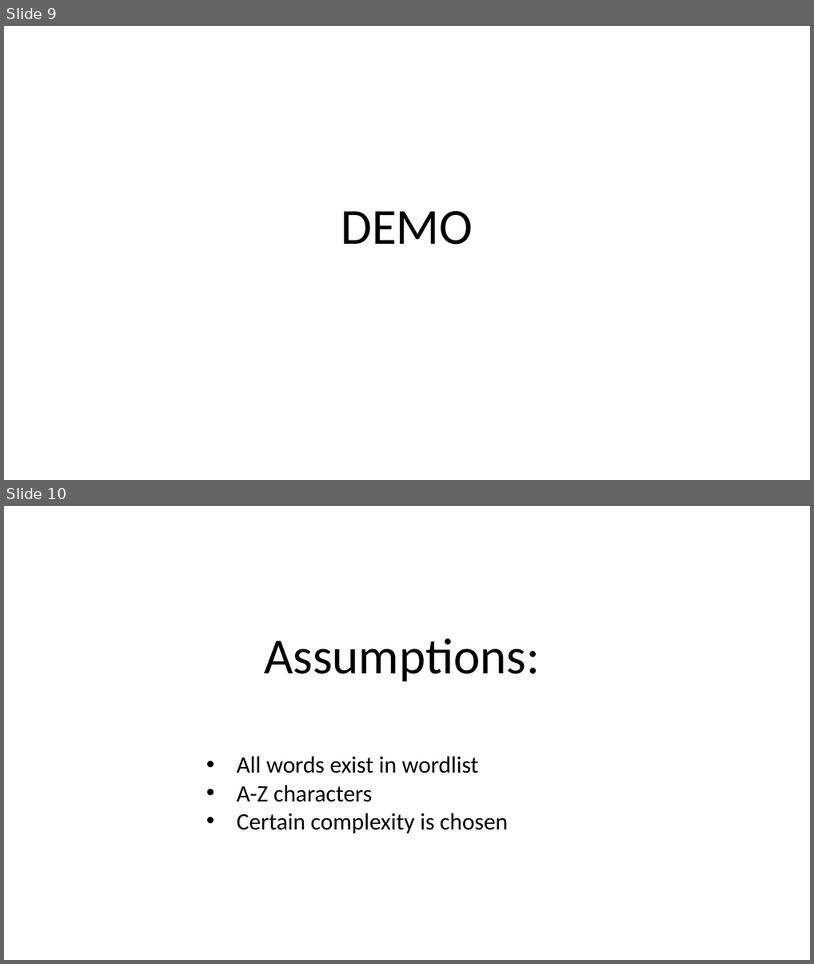
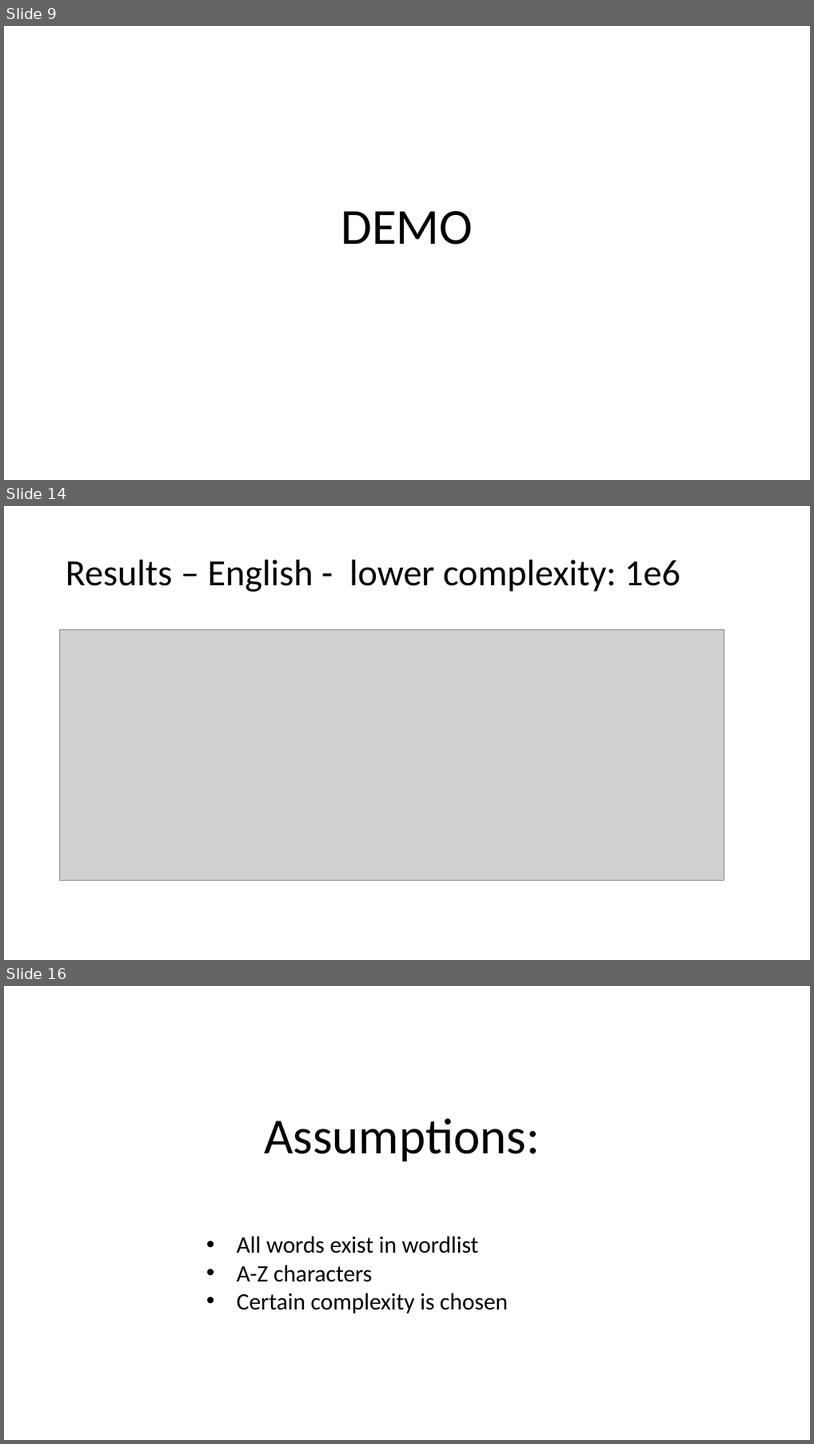
Before and after one commit to nielsdenissen/decipher-capstone, a slide deck: Presentation.pptx. Shown one above the other, each under a label of ours: slides 9 and 10 before the commit, slides 9, 14 and 16 after it; the slides between them are not shown. The pictures are 814x964 and 814x1444 pixels, drawn with LibreOffice and Linux fonts; fonts in the diff are those of the drawing; grey boxes stand for pictures. Boxes give left, top, right and bottom in pixels: in the first picture for what was removed or moved away, otherwise in the second. Text is boxed around its words. In the diff, an @@ line names an element or a change of style, - is before the commit and + after.

```diff
--- a/Presentation.pptx
+++ b/Presentation.pptx
@@ slide 14 added at <box>4,506,810,960</box>, background #FFFFFF @@
@@ title added at <box>66,560,681,592</box>, 44 pt, text #000000 @@
+Results – English - lower complexity: 1e6
@@ picture added at <box>60,629,725,880</box> @@
@@ what was slide 10 is now slide 16 @@
```
Also in this commit, not shown: 5 other slides added, 14 other files.
